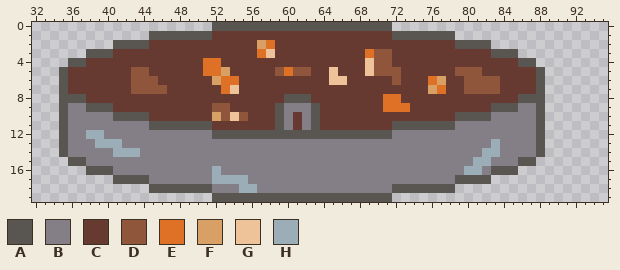
Two versions of one pixel-art file, art/meals/stew.aseprite. Above: the version before the commit.
125x20 pixels, 1 frame. Colours within 5 levels of each other are drawn and written as one. Shown: x 32..95, y 0..19.
Palette (. is transparent): A #595652  B #847e87  C #663931  D #8f563b  E #df7126  F #d9a066  G #eec39a  H #9badb7
Pixels before, first column x 35:
 0 .................AAAAAAAAAAAAAAAAAAAA.................
 1 ..........AAAAAAACCCCCCCCCCCCCCCCCCCCAAAAAAA..........
 2 ......AAAACCCCCCCCCCCCFECCCCCCCCCCCCCCCCCCCCAAAA......
 3 ...AAACCCCCCCCCCCCCCCCEGCCCCCCCCCCEDDCCCCCCCCCCCAAA...
 4 .AACCCCCCCCCCCCCEECCCCCCCCCCCCCCCCGDDCCCCCCCCCCCCCCAA.
 5 ACCCCCCCDDCCCCCCEEFCCCCCDEDDCCGCCCGDDDCCCCCCDDDCCCCCCA
 6 ACCCCCCCDDDCCCCCCFEECCCCCCCCCCGGCCCCCDCCCEFCCDDDDCCCCA
 7 ACCCCCCCDDDDCCCCCCEGCCCCCCCCCCCCCCCCCCCCCFECCDDDDCCCCA
 8 AAACCCCCCCCCCCCCCCCCCCCCCAAACCCCCCCCEECCCCCCCCCCCCCAAA
 9 ABBAAACCCCCCCCCCCDDCCCCCABBBACCCCCCCEEECCCCCCCCCAAABBA
10 ABBBBBAAAACCCCCCCFDGDCCCABCBACCCCCCCCCCCCCCCAAAABBBBBA
11 ABBBBBBBBBAAAAAAACCCCCCCABCBACCCCCCCCAAAAAAABBBBBBBBBA
12 ABBHHBBBBBBBBBBBBAAAAAAAAAAAAAAAAAAAABBBBBBBBBBBBBBBBA
13 ABBBHHHBBBBBBBBBBBBBBBBBBBBBBBBBBBBBBBBBBBBBBBBBHBBBBA
14 ABBBBBHHHBBBBBBBBBBBBBBBBBBBBBBBBBBBBBBBBBBBBBBHHBBBBA
15 .AABBBBBBBBBBBBBBBBBBBBBBBBBBBBBBBBBBBBBBBBBBBHHBBBAA.
16 ...AAABBBBBBBBBBBHBBBBBBBBBBBBBBBBBBBBBBBBBBBHHBAAA...
17 ......AAAABBBBBBBHHHHBBBBBBBBBBBBBBBBBBBBBBBAAAA......
18 ..........AAAAAAABBBHHBBBBBBBBBBBBBBBAAAAAAA..........
19 .................AAAAAAAAAAAAAAAAAAAA.................
Once edited:
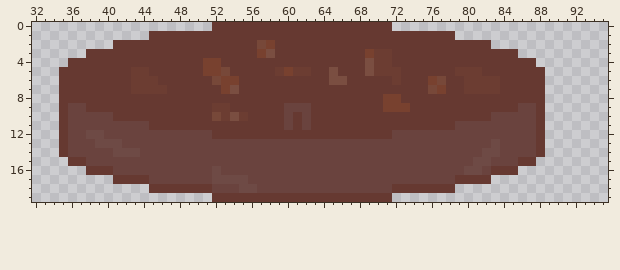
Changes in this commit:
layer "Layer 1" added
Colour B changes from #847e87 to #6a433e.
Colour D changes from #8f563b to #6c3d32.
Colour E changes from #df7126 to #78412f.
Colour F changes from #d9a066 to #774839.
Colour G changes from #eec39a to #7a4e41.
Colour H changes from #9badb7 to #6e4a45.
Layer "Layer 1":
Colour A becomes colour C in row 0 at x 52 to 71; in row 1 at x 45 to 51 and 72 to 78; in row 2 at x 41 to 44 and 79 to 82; in row 3 at x 38 to 40 and 83 to 85; in row 4 at x 36 to 37 and 86 to 87; in rows 5 to 7 at x 35 and 88.
Colour A becomes colour C in row 8 at x 35 to 37, 60 to 62 and 86 to 88; in row 9 at x 35, 38 to 40, 59, 63, 83 to 85 and 88; in row 10 at x 35, 41 to 44, 59, 63, 79 to 82 and 88; in row 11 at x 35, 45 to 51, 59, 63, 72 to 78 and 88; in row 12 at x 35, 52 to 71 and 88; in rows 13 to 14 at x 35 and 88.
Colour A becomes colour C in row 15 at x 36 to 37 and 86 to 87; in row 16 at x 38 to 40 and 83 to 85; in row 17 at x 41 to 44 and 79 to 82; in row 18 at x 45 to 51 and 72 to 78; in row 19 at x 52 to 71.
